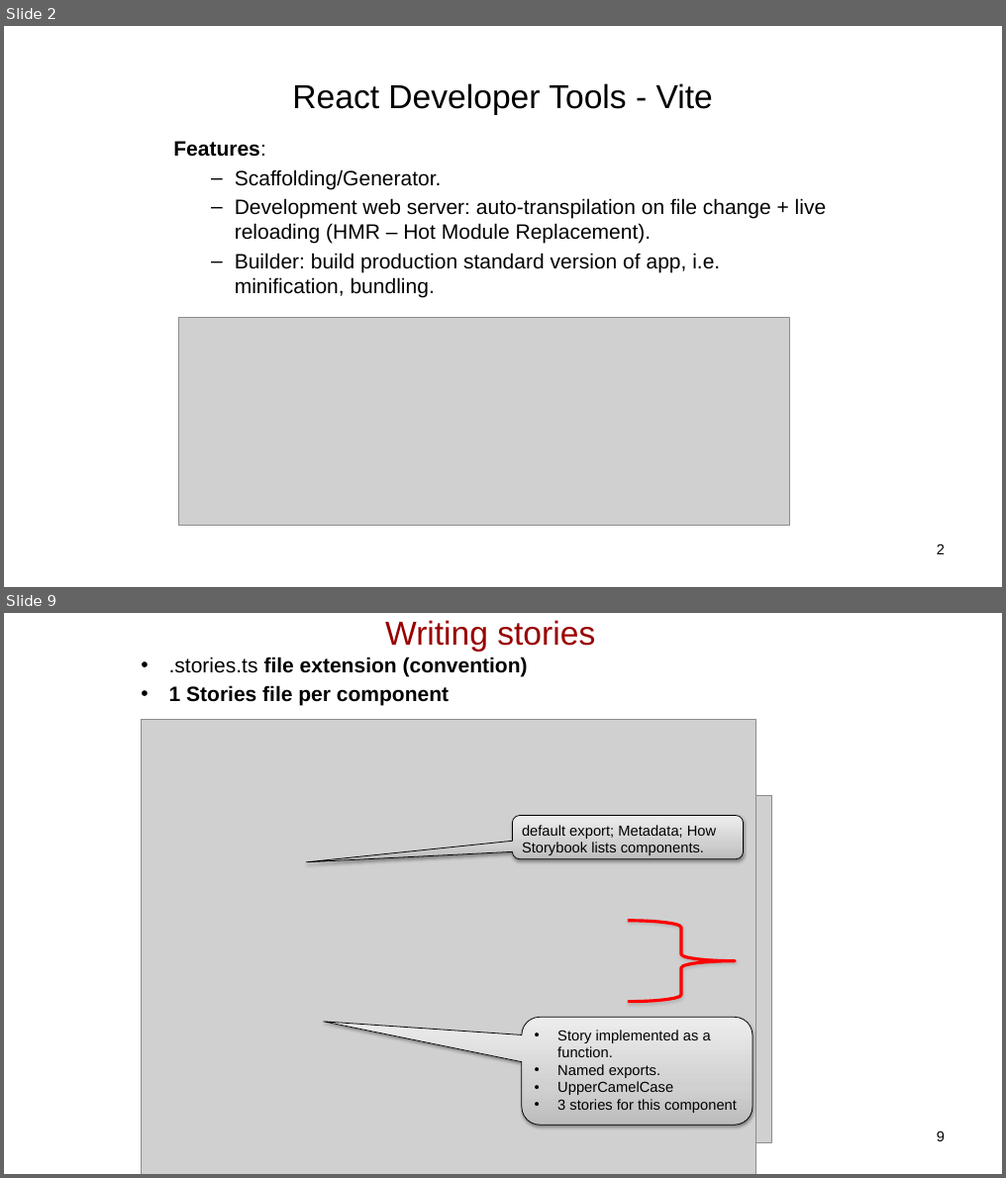
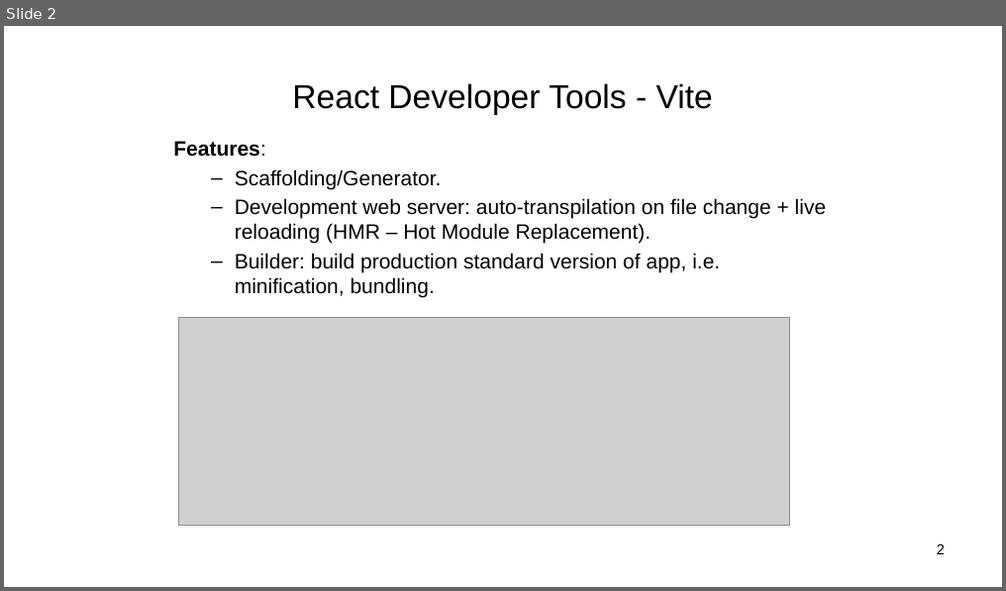
Before and after one commit to diarmuidoconnor/ewd-module-2025, a slide deck: topic04/talk-2/ReactJS_01.pptx. Shown one above the other, each under a label of ours: slides 2 and 9 before the commit, slide 2 after it; the slides between them are not shown. The pictures are 1006x1178 and 1006x591 pixels, drawn with LibreOffice and Linux fonts; fonts in the diff are those of the drawing; grey boxes stand for pictures. Boxes give left, top, right and bottom in pixels: in the first picture for what was removed or moved away, otherwise in the second. Text is boxed around its words. In the diff, an @@ line names an element or a change of style, - is before the commit and + after.

```diff
--- a/topic04/talk-2/ReactJS_01.pptx
+++ b/topic04/talk-2/ReactJS_01.pptx
@@ slide 9 removed at bbox=[4, 613, 1002, 1174], background #FFFFFF @@
@@ title removed at bbox=[385, 620, 595, 652] @@
-Writing stories
@@ text removed at bbox=[169, 657, 528, 706] @@
-• .stories.ts file extension (convention)
-• 1 Stories file per component
@@ picture removed at bbox=[141, 719, 755, 1174] @@
@@ picture removed at bbox=[168, 795, 772, 1143] @@
@@ rounded speech box removed at bbox=[512, 816, 743, 861] @@
-default export; Metadata; How Storybook lists components.
@@ right brace removed at bbox=[628, 921, 735, 1001] @@
@@ rounded speech box removed at bbox=[522, 1017, 752, 1125] @@
-• Story implemented as a function.
-• Named exports.
-• UpperCamelCase
-• 3 stories for this component
@@ page number removed at bbox=[937, 1131, 944, 1142] @@
-9
```
Also in this commit, not shown: 1 slide changed, 8 other slides removed, 7 other files.
